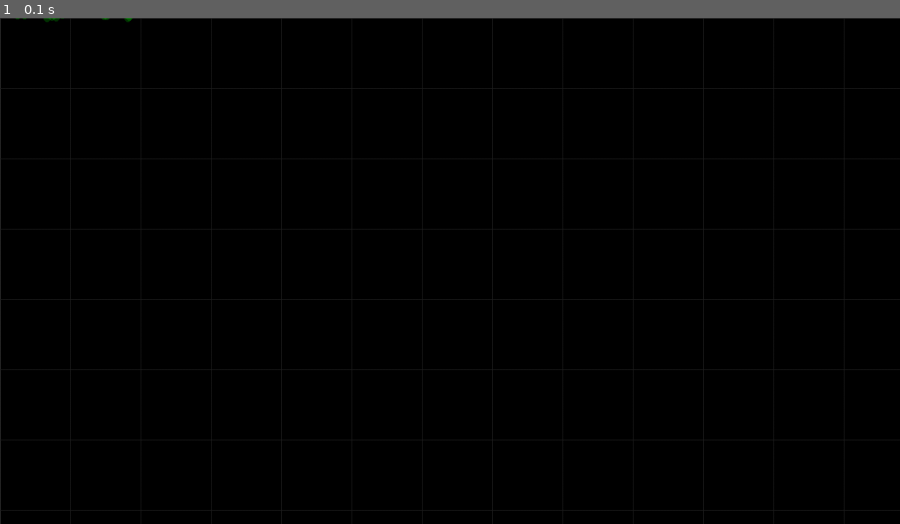
Above: before the commit, frame 1.
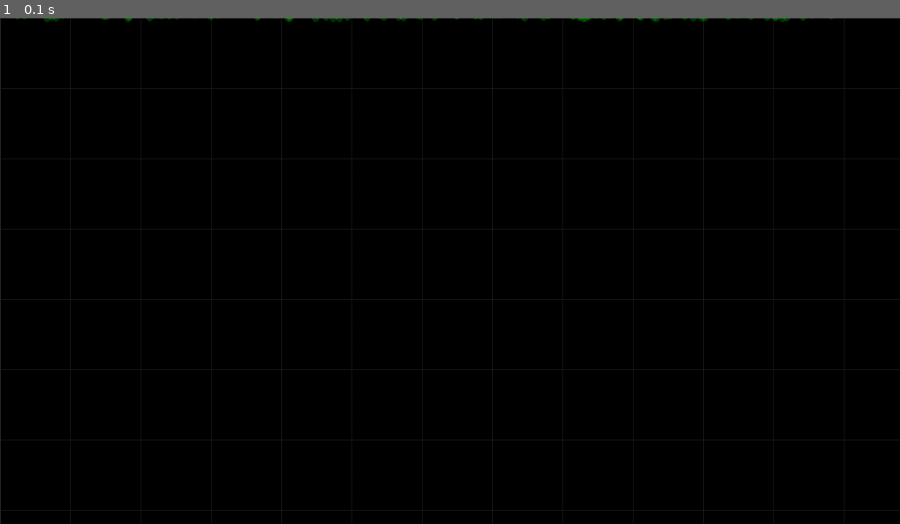
Above: after the commit, the same moment.

Repository: Bluemi/viztools
Game: pygame game, started from scripts/main.py
Two runs of this game, one before a commit and one after it. Both use one fixed random seed, a clock stepped at 60 frames per second and the inputs below.
Inputs:
- Up to frame 1 (0.1 s): no input

The runs differ from the first frame. In frame 1, 0.1% of the frame differs, in the area x 16-93%, y 0-1%.

Commit message:
auto update drawables

Diff:
--- a/scripts/main.py
+++ b/scripts/main.py
@@ -41,6 +41,9 @@
             # background_color=np.array([50, 50, 50, 128]),
             border_color=np.array([80, 80, 80, 128]),
         )
+
+    def tick(self, delta_time: float):
+        self.update_drawables([self.points])
 
     def render(self):
         self.render_coordinate_system(draw_numbers=True)
--- a/viztools/drawable/__init__.py
+++ b/viztools/drawable/__init__.py
@@ -9,3 +9,6 @@
     @abstractmethod
     def draw(self, screen: pg.Surface, coordinate_system: CoordinateSystem):
         pass
+
+    def update(self, screen: pg.Surface, coordinate_system: CoordinateSystem) -> bool:
+        return False
--- a/viztools/drawable/points.py
+++ b/viztools/drawable/points.py
@@ -120,10 +120,9 @@
         draw_sizes[is_relative_size] *= zoom_factor
         return np.maximum(draw_sizes.astype(int), 1)
 
-    def _update_chunks(
-            self, coordinate_system: CoordinateSystem, screen_size: Tuple[int, int],
-            point_surfaces: Dict[bytes, pg.Surface]
-    ):
+    def update_chunks(self, coordinate_system: CoordinateSystem, screen_size: Tuple[int, int]) -> bool:
+        point_surfaces = self._create_point_surfaces(coordinate_system.zoom_factor)
+
         if self.last_zoom_factor is None or self.last_zoom_factor != coordinate_system.zoom_factor:
             self.current_chunks = None
             self.last_zoom_factor = coordinate_system.zoom_factor
@@ -140,12 +139,14 @@
                 update_index, self._points, sizes, self._colors,
                 self._get_surf_params(), coordinate_system.zoom_factor, point_surfaces
             )
+            return True
+        return False
+
+    def update(self, screen: pg.Surface, coordinate_system: CoordinateSystem) -> bool:
+        return self.update_chunks(coordinate_system, screen.get_size())
 
     def draw(self, screen: pg.Surface, coordinate_system: CoordinateSystem):
-        # create blit surfaces
-        surfaces = self._create_point_surfaces(coordinate_system.zoom_factor)
-
-        self._update_chunks(coordinate_system, screen.get_size(), surfaces)
+        # self.update_chunks(coordinate_system, screen.get_size())
 
         # draw points in chunks
         viewport = coordinate_system.screen_to_space_t(np.array([[0.0, 0.0], screen.get_size()]))
--- a/viztools/viewer.py
+++ b/viztools/viewer.py
@@ -59,6 +59,11 @@
         for drawable in drawables:
             drawable.draw(self.screen, self.coordinate_system)
 
+    def update_drawables(self, drawables: List[Drawable]):
+        for drawable in drawables:
+            render_needed = drawable.update(self.screen, self.coordinate_system)
+            self.render_needed = self.render_needed or render_needed
+
     def render_coordinate_system(self, draw_numbers=True):
         draw_coordinate_system(self.screen, self.coordinate_system, self.render_font, draw_numbers=draw_numbers)
 
